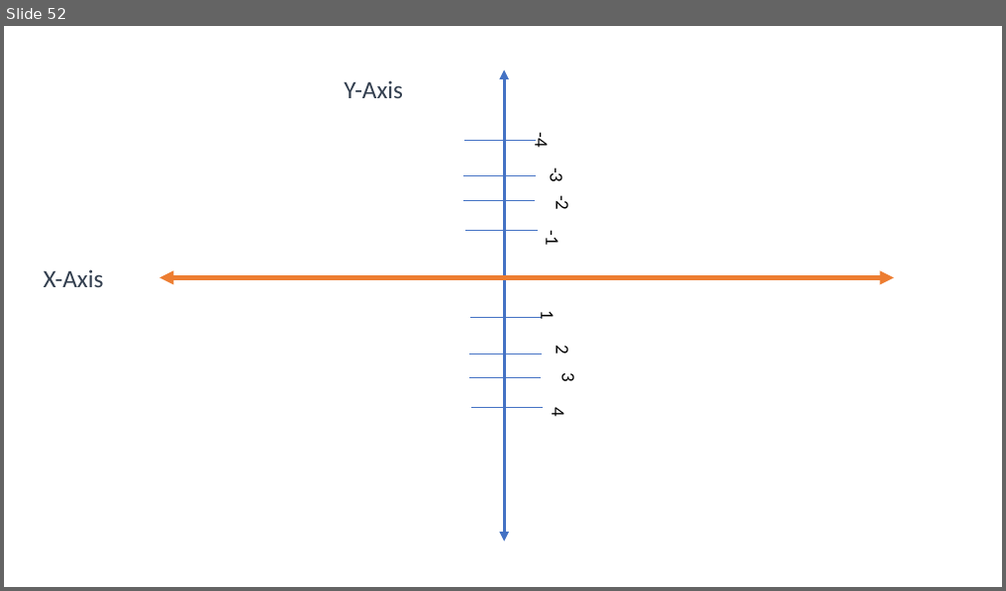
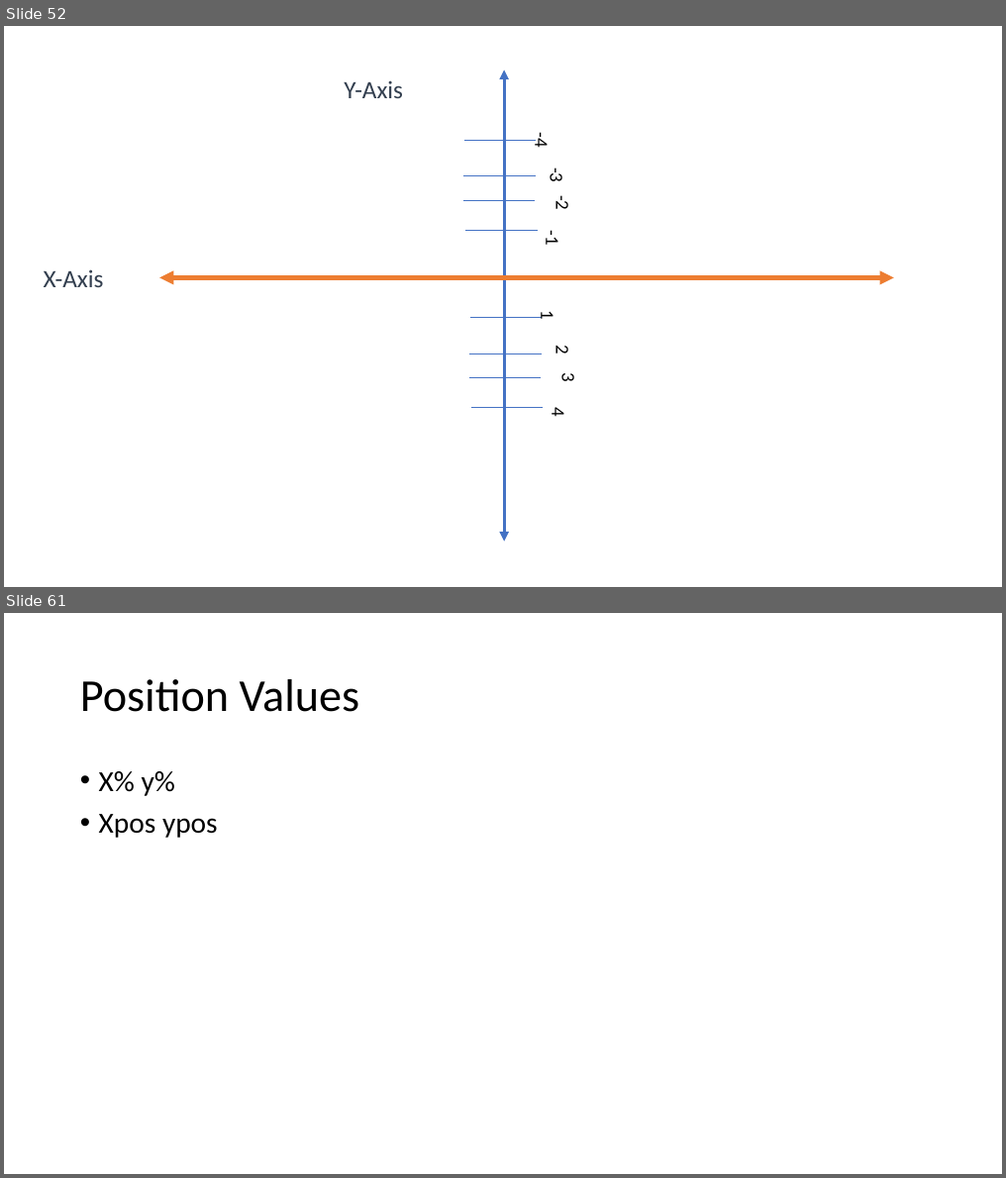
Before and after one commit to PiyushChaturvedii/Batch04, a slide deck: CSS.pptx. Shown one above the other, each under a label of ours: slide 52 before the commit, slides 52 and 61 after it; the slides between them are not shown. The pictures are 1006x591 and 1006x1178 pixels, drawn with LibreOffice and Linux fonts; fonts in the diff are those of the drawing. Boxes give left, top, right and bottom in pixels: in the first picture for what was removed or moved away, otherwise in the second. Text is boxed around its words. In the diff, an @@ line names an element or a change of style, - is before the commit and + after.

```diff
--- a/CSS.pptx
+++ b/CSS.pptx
@@ slide 61 added at (4,613,1002,1174), background #FFFFFF @@
@@ title added at (80,679,360,712), 44 pt, text #000000 @@
+Position Values
@@ text added at (99,771,218,838), 28 pt, text #000000 @@
+• X% y%
+• Xpos ypos
```
Also in this commit, not shown: 12 other slides added, 9 other files.
